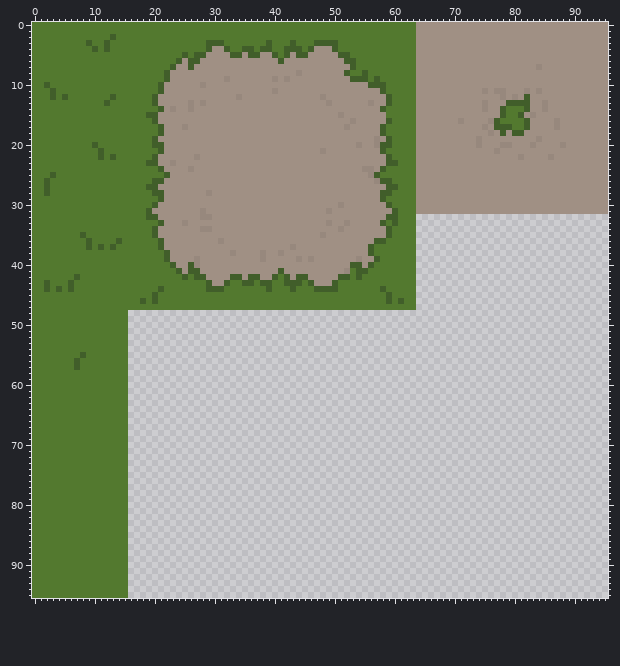
Sprite sheet, stored at assets/sprites/groundmap.png. Above, as it was before the edit.
The file is 96x96 pixels.
New version:
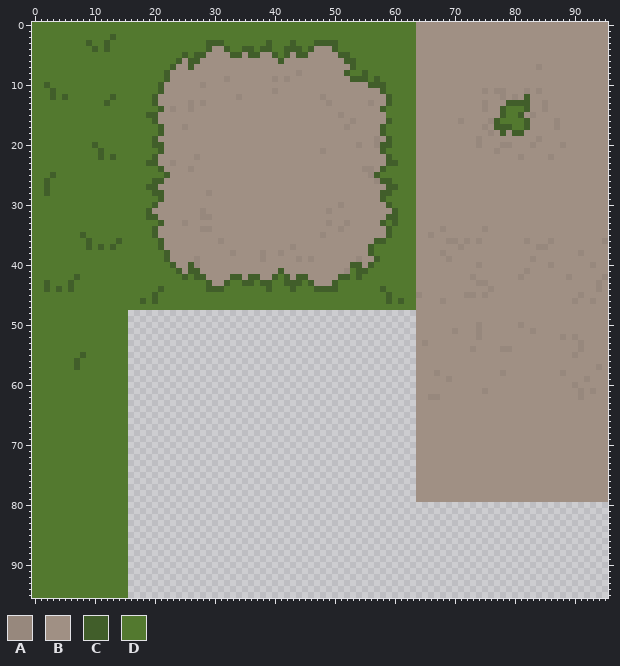
Palette (. is transparent): A #97887d  B #a09084  C #415e2a  D #53792f
The edit:
Changed rows in their new state; - is an unchanged pixel.
first column x 64:
32 BBBBBBBBBBBBBBBBBBBBBBBBBBBBBBBB
33 BBBBBBBBBBBBBBBBBBBBBBBBBBBBBBBB
34 BBBBABBBBBBABBBBBBBBBBBBBBBBBBBB
35 BBABBBBBBBBBBBBBBBBBBBBBBBBBBBBB
36 BBBBBAABABABBBBBBBABBBABBBBBBBBA
37 BBBBBBBABBBBBBBBBBBBAABBBBBBBBBB
38 BBBBABBBBBBBBBBBBBBBBBBBBBBABBBB
39 BBBBBABBBBBBBBBBBBBABBBBBBBBBBBB
40 BBBBBBBBBBABBBBBBBBBBBABBBBBBABB
41 BBBBBBBBBBBBBBBBBBABBBBBBBBBBBBB
42 BBBBBBBBBABBBBBBBABBBBBBBABBBBBA
43 BBBBBBBBBBAABBBBBBBBBBBBBBBBBBAB
44 BBBBBBBBBBBBABBBBBBBBBBBBBBBBBAB
45 ABBBBBBBAABABBBBBBBBBBBBBBBABBBB
46 BBBBABBBBBBBBBBBBBBBBBBBBBABBABB
47 BBBBBBBBBBBBBBBBBBBBBBBBBBBBBBBB
48 BBBBBBBBBBBBBBBBBBBBBBBBBBBBBBBB
49 BBBBBBBBBBBBBBBBBBBBBBBBBBBBBBBB
50 BBBBBBBBBBABBBBBBABBBBBBBBBBBBBB
51 BBBBBBABBBABBBBBBBBABBBBBBBBBBBB
52 BBBBBBBBBBABBBBBBBBBBBBBABABBBBB
53 BABBBBBBBBBBBBBBBBBBBBBBBBBABBBB
54 BBBBBBBBBABBBBAABBBBBBBBBBBABBBB
55 BBBBBBBBBBBBBBBBBBBBBBBBBBABBBBB
56 BBBBBBBBBBBBBBBBBBBBBBBBBBBBBBBB
57 BBBBBBBBBBBBBBBBBBBBBBBBBBBBBBAB
58 BBBABBBBBBBBBBABBBBBBBBBABBBBBBB
59 BBBBBABBBBBBBBBBBBBBBBBBBBBBABBB
60 BBBBBBBBBBBBBBBBBBBBBBBBBBABBBBB
61 BBBBBBBBBBBABBBBBBBBBBBBBBBABABB
62 BBAABBBBBBBBBBBBBBBBBBBBBBBABBBB
63 BBBBBBBBBBBBBBBBBBBBBBBBBBBBBBBB
64 BBBBBBBBBBBBBBBBBBBBBBBBBBBBBBBB
65 BBBBBBBBBBBBBBBBBBBBBBBBBBBBBBBB
66 BBBBBBBBBBBBBBBBBBBBBBBBBBBBBBBB
67 BBBBBBBBBBBBBBBBBBBBBBBBBBBBBBBB
68 BBBBBBBBBBBBBBBBBBBBBBBBBBBBBBBB
69 BBBBBBBBBBBBBBBBBBBBBBBBBBBBBBBB
70 BBBBBBBBBBBBBBBBBBBBBBBBBBBBBBBB
71 BBBBBBBBBBBBBBBBBBBBBBBBBBBBBBBB
72 BBBBBBBBBBBBBBBBBBBBBBBBBBBBBBBB
73 BBBBBBBBBBBBBBBBBBBBBBBBBBBBBBBB
74 BBBBBBBBBBBBBBBBBBBBBBBBBBBBBBBB
75 BBBBBBBBBBBBBBBBBBBBBBBBBBBBBBBB
76 BBBBBBBBBBBBBBBBBBBBBBBBBBBBBBBB
77 BBBBBBBBBBBBBBBBBBBBBBBBBBBBBBBB
78 BBBBBBBBBBBBBBBBBBBBBBBBBBBBBBBB
79 BBBBBBBBBBBBBBBBBBBBBBBBBBBBBBBB
